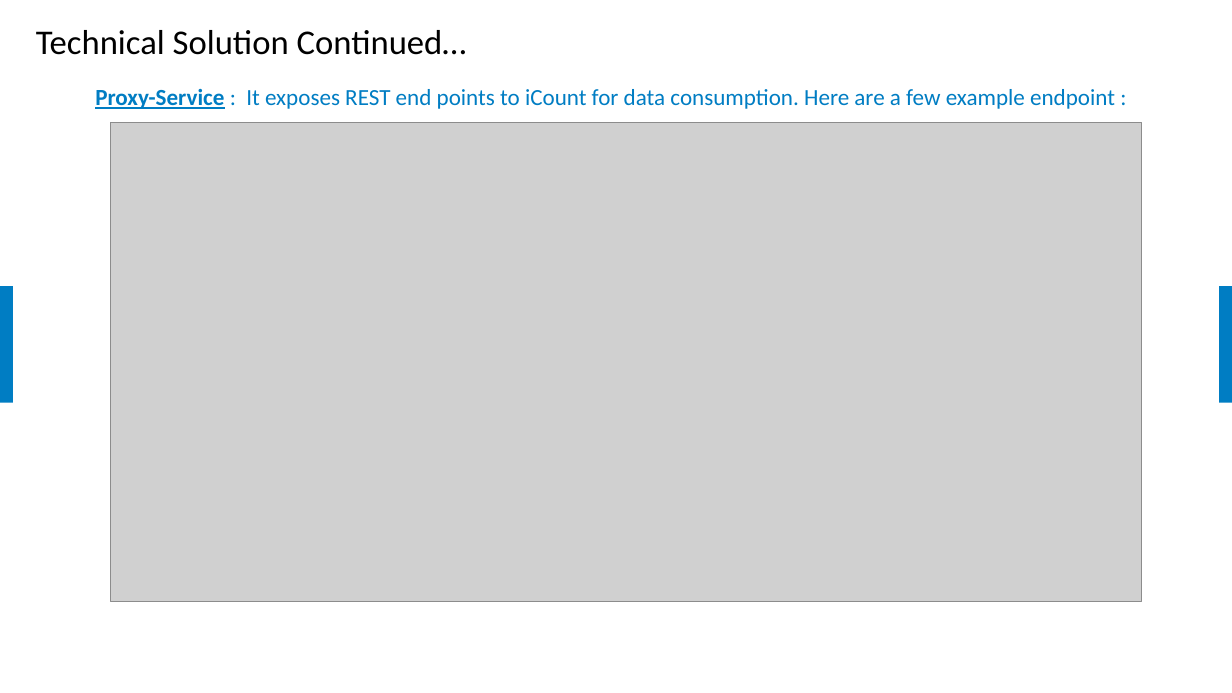
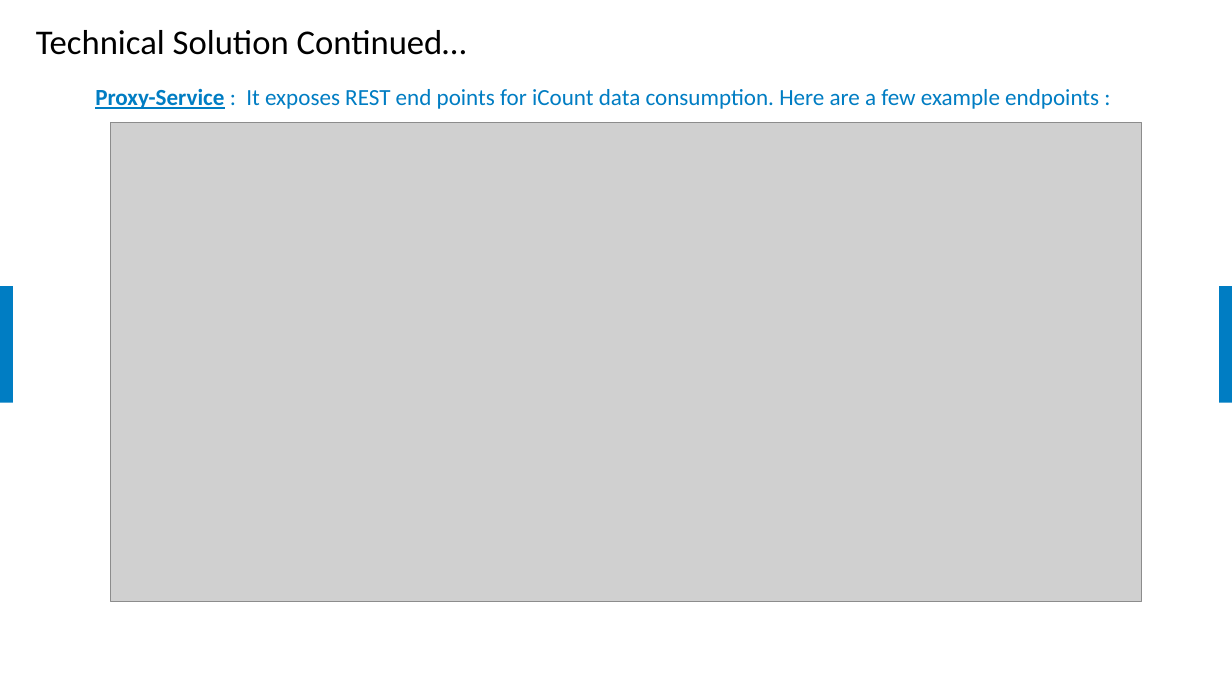
Before and after one commit to samratbasu2019/iSoreDesignArtifacts, a slide deck: slide 14 of iSolve-iCount-Hackathon_Solution.pptx (slide 13 before the commit). Drawn at 1232x693 pixels with LibreOffice and Linux fonts; fonts in the diff are those of the drawing; grey boxes stand for pictures; background and template pictures are left out. Boxes give left, top, right and bottom in pixels: in the first picture for what was removed or moved away, otherwise in the second. Text is boxed around its words. In the diff, an @@ line names an element or a change of style, - is before the commit and + after.

```diff
--- a/iSolve-iCount-Hackathon_Solution.pptx
+++ b/iSolve-iCount-Hackathon_Solution.pptx
@@ text at bbox=[95, 89, 1099, 109]: text changed @@
-  Proxy-Service : It exposes REST end points to iCount for data consumption. Here are a few example endpoint :
+  Proxy-Service : It exposes REST end points for iCount data consumption. Here are a few example endpoints :
```
Also in this commit, not shown: 9 other slides changed, 1 slide added.
